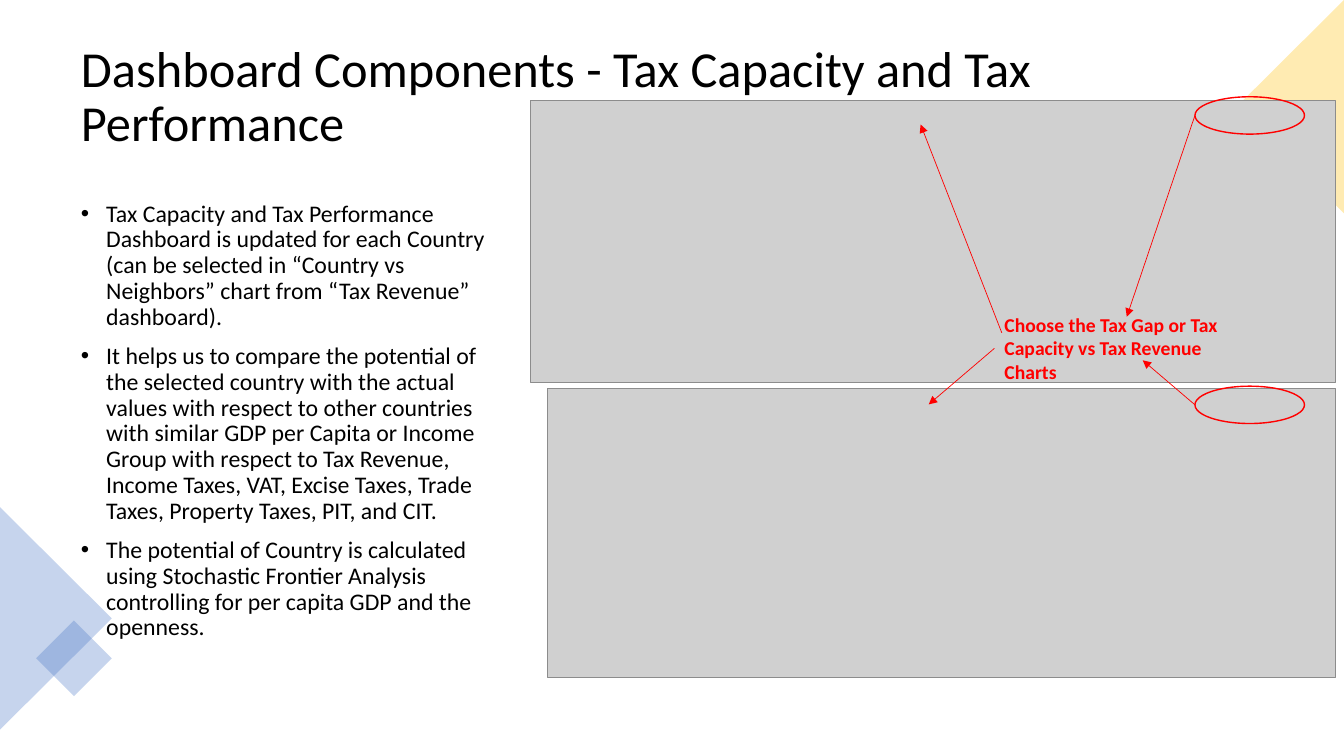
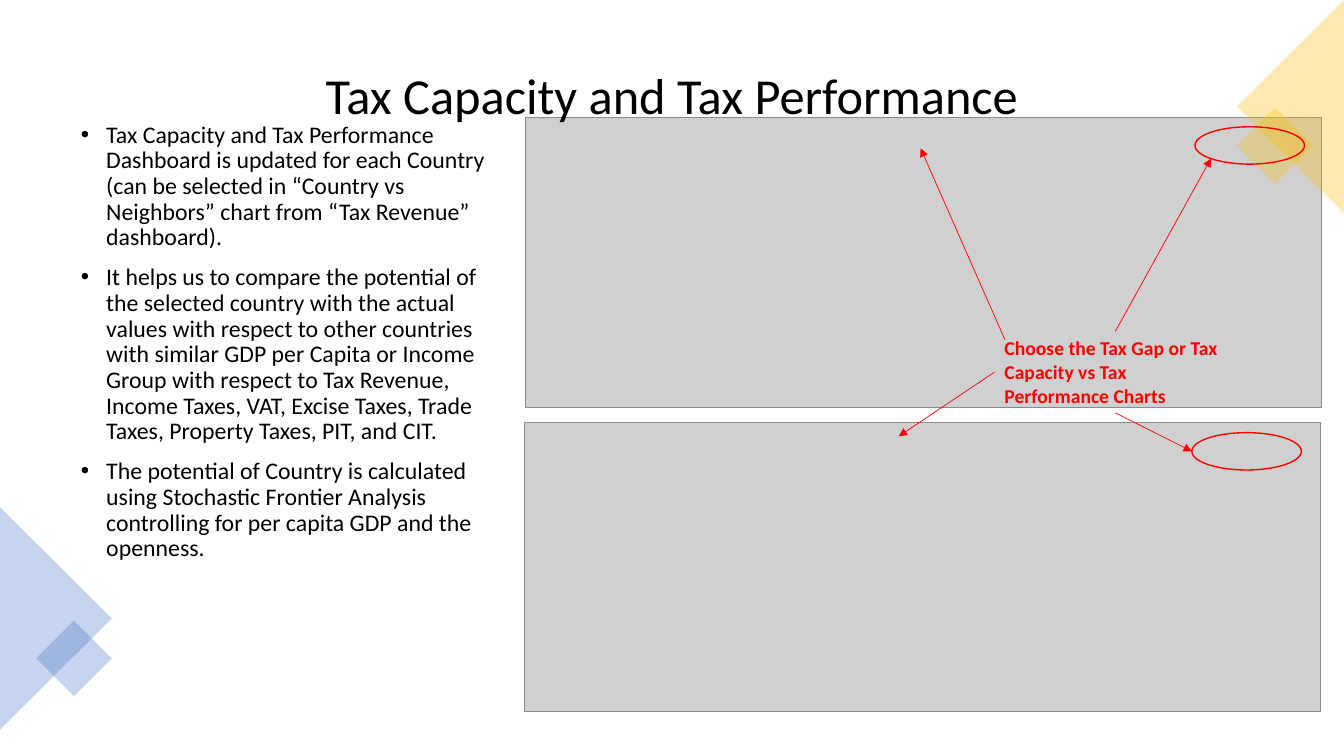
Before and after one commit to Revenue-Academy/Tax-Revenue-Dashboard, a slide deck: slide 6 of Tax Revenue Dashboard - Final.pptx. Drawn at 1344x756 pixels with LibreOffice and Linux fonts; fonts in the diff are those of the drawing; grey boxes stand for pictures. Boxes give left, top, right and bottom in pixels: in the first picture for what was removed or moved away, otherwise in the second. Text is boxed around its words. In the diff, an @@ line names an element or a change of style, - is before the commit and + after.

```diff
--- a/Tax Revenue Dashboard - Final.pptx
+++ b/Tax Revenue Dashboard - Final.pptx
@@ title at <box>326,79,1018,125</box>: text changed @@
-Dashboard Components - Tax Capacity and Tax Performance
+Tax Capacity and Tax Performance
@@ text "Tax Capacity and Tax Performance ...": place and size @@
-text "Tax Capacity and Tax Performance ..." at <box>106,205,484,639</box>
+text "Tax Capacity and Tax Performance ..." at <box>106,126,484,560</box>
@@ picture: place and size @@
-picture at <box>530,101,1336,382</box>
+picture at <box>525,117,1322,407</box>
@@ rectangle added at <box>1237,108,1314,185</box>, fill #FFC000 at 30% opacity @@
@@ arrow moved from (1002, 333) - (921, 124) to (1005, 340) - (921, 148) @@
@@ ellipse: place and size @@
-ellipse at <box>1195,97,1305,134</box>
+ellipse at <box>1195,127,1305,164</box>
@@ arrow moved from (1195, 115) - (1127, 317) to (1116, 332) - (1211, 158) @@
@@ text at <box>1004,339,1218,408</box>: text changed @@
-Choose the Tax Gap or Tax Capacity vs Tax Revenue Charts
+Choose the Tax Gap or Tax Capacity vs Tax Performance Charts
@@ arrow moved from (995, 349) - (929, 404) to (995, 372) - (899, 437) @@
@@ arrow moved from (1195, 405) - (1143, 360) to (1116, 413) - (1192, 452) @@
@@ picture: place and size @@
-picture at <box>547,388,1336,678</box>
+picture at <box>525,422,1321,712</box>
@@ ellipse: place and size @@
-ellipse at <box>1195,386,1305,423</box>
+ellipse at <box>1192,433,1302,470</box>
```
Also in this commit, not shown: 9 other slides changed, 3 slides added, 2 slides removed, 5 other files.
